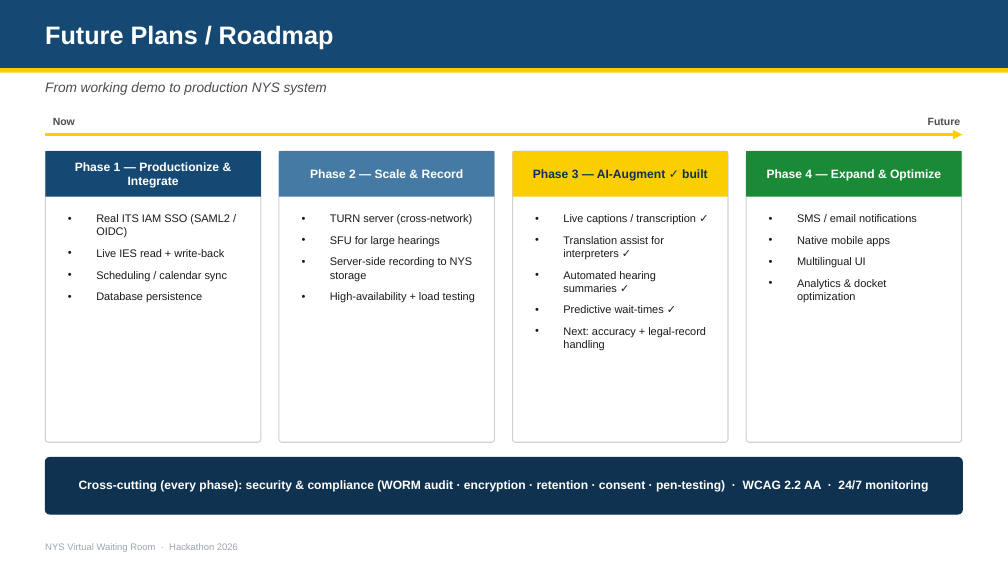
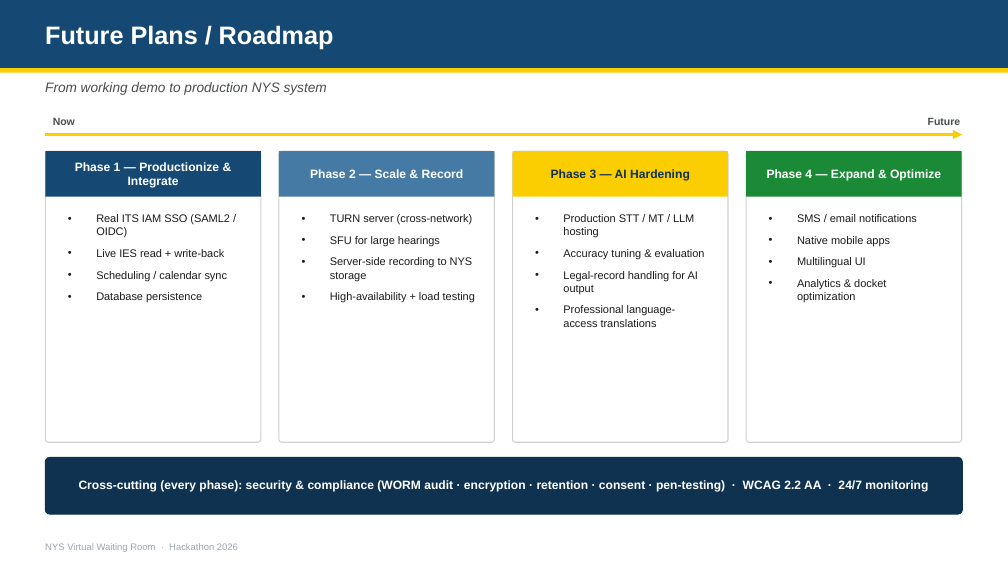
Before and after one commit to senugala46/nys-virtual-waiting-room, a slide deck: slide 11 of VWR-Pitch-Deck.pptx. Drawn at 1008x567 pixels with LibreOffice and Linux fonts; fonts in the diff are those of the drawing. Boxes give left, top, right and bottom in pixels: in the first picture for what was removed or moved away, otherwise in the second. Text is boxed around its words. In the diff, an @@ line names an element or a change of style, - is before the commit and + after.

```diff
--- a/VWR-Pitch-Deck.pptx
+++ b/VWR-Pitch-Deck.pptx
@@ text in rectangle at bbox=[551, 169, 690, 181]: text changed @@
-Phase 3 — AI-Augment ✓ built
+Phase 3 — AI Hardening
@@ text at bbox=[563, 214, 705, 327]: text changed @@
-• Live captions / transcription ✓
-• Translation assist for interpreters ✓
-• Automated hearing summaries ✓
-• Predictive wait-times ✓
-• Next: accuracy + legal-record handling
+• Production STT / MT / LLM hosting
+• Accuracy tuning & evaluation
+• Legal-record handling for AI output
+• Professional language-access translations
```
Also in this commit, not shown: 1 other slide changed, 1 other file.
